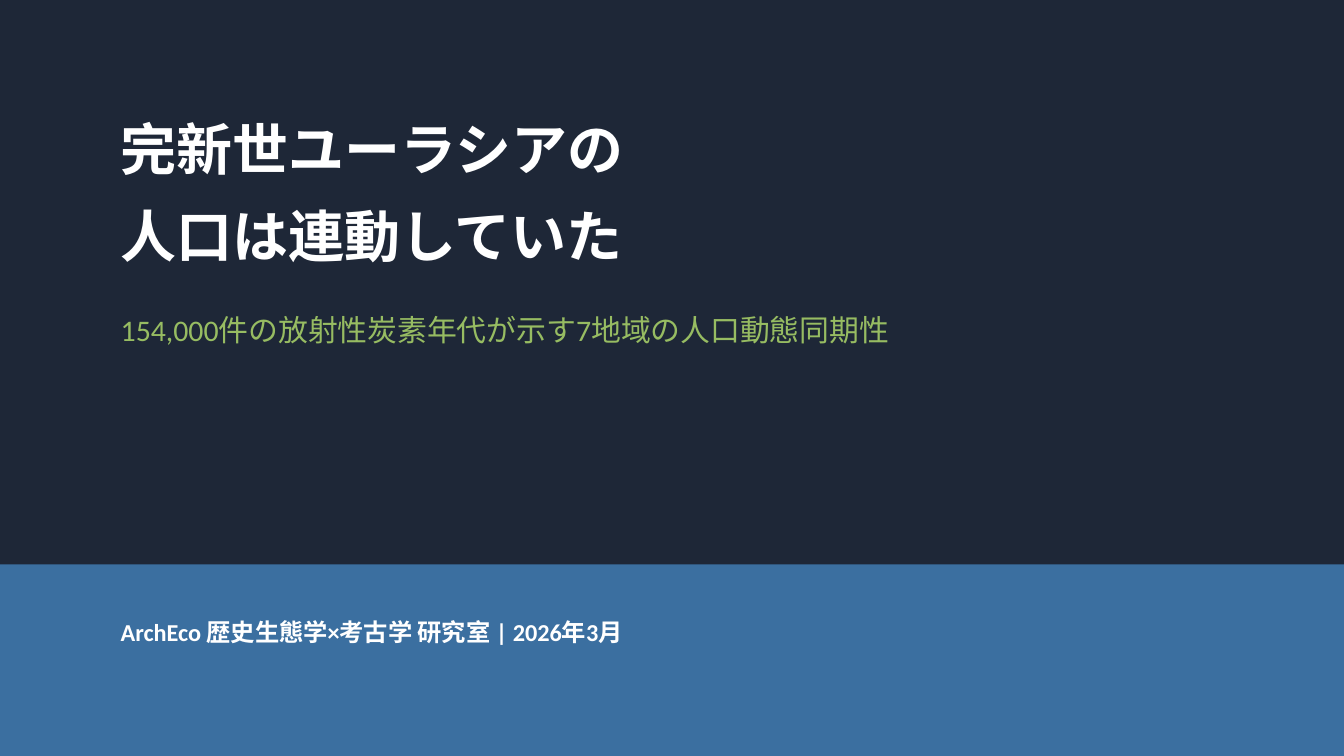
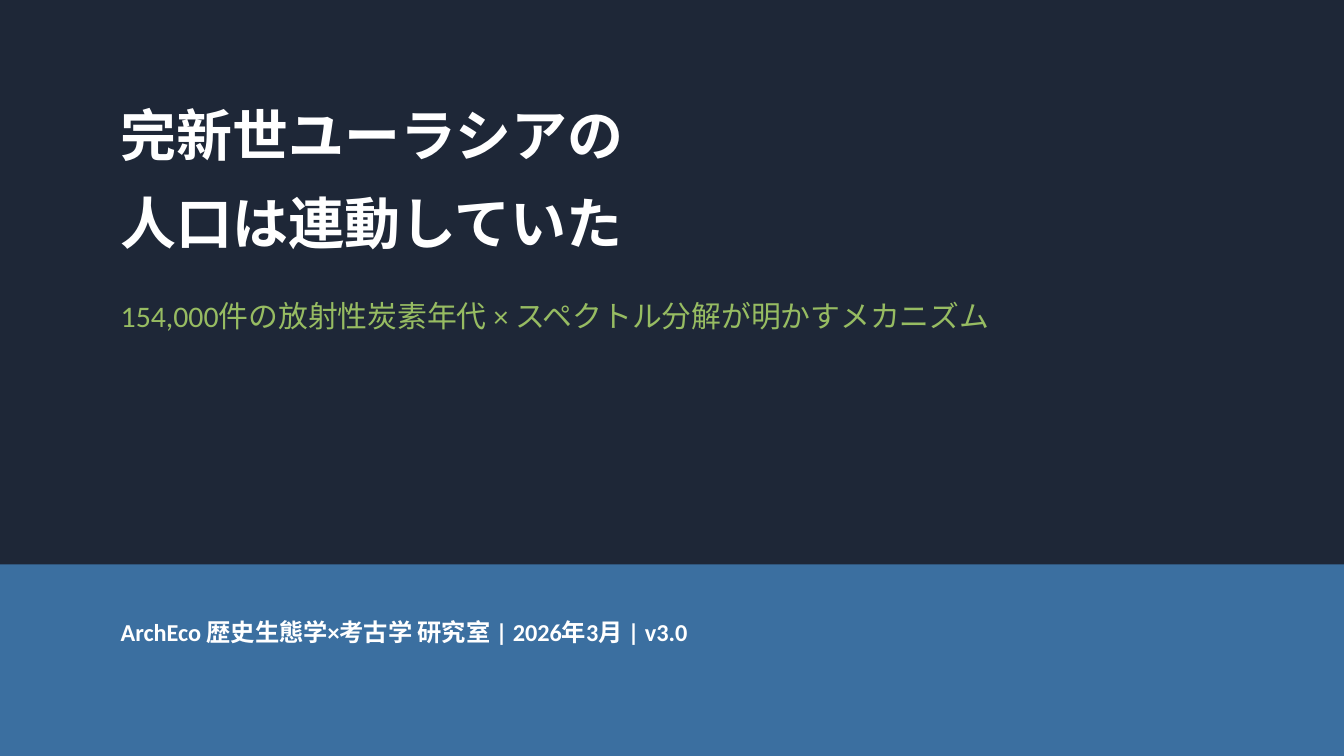
Before and after one commit to hiroshi75/paper, a slide deck: slide 1 of demographic-synchrony-eurasia/demographic_synchrony_eurasia_ja.pptx. Drawn at 1344x756 pixels with LibreOffice and Linux fonts; fonts in the diff are those of the drawing. Boxes give left, top, right and bottom in pixels: in the first picture for what was removed or moved away, otherwise in the second. Text is boxed around its words. In the diff, an @@ line names an element or a change of style, - is before the commit and + after.

```diff
--- a/demographic-synchrony-eurasia/demographic_synchrony_eurasia_ja.pptx
+++ b/demographic-synchrony-eurasia/demographic_synchrony_eurasia_ja.pptx
@@ text "完新世ユーラシアの": place and size @@
-text "完新世ユーラシアの" at <box>121,122,624,262</box>
+text "完新世ユーラシアの" at <box>121,108,624,249</box>
@@ text at <box>121,302,989,331</box>: text changed @@
-154,000件の放射性炭素年代が示す7地域の人口動態同期性
+154,000件の放射性炭素年代 × スペクトル分解が明かすメカニズム
@@ text at <box>121,620,687,643</box>: text changed @@
-ArchEco 歴史生態学×考古学 研究室 | 2026年3月
+ArchEco 歴史生態学×考古学 研究室 | 2026年3月 | v3.0
```
Also in this commit, not shown: 8 other slides changed, 2 slides added, 3 slides removed.
